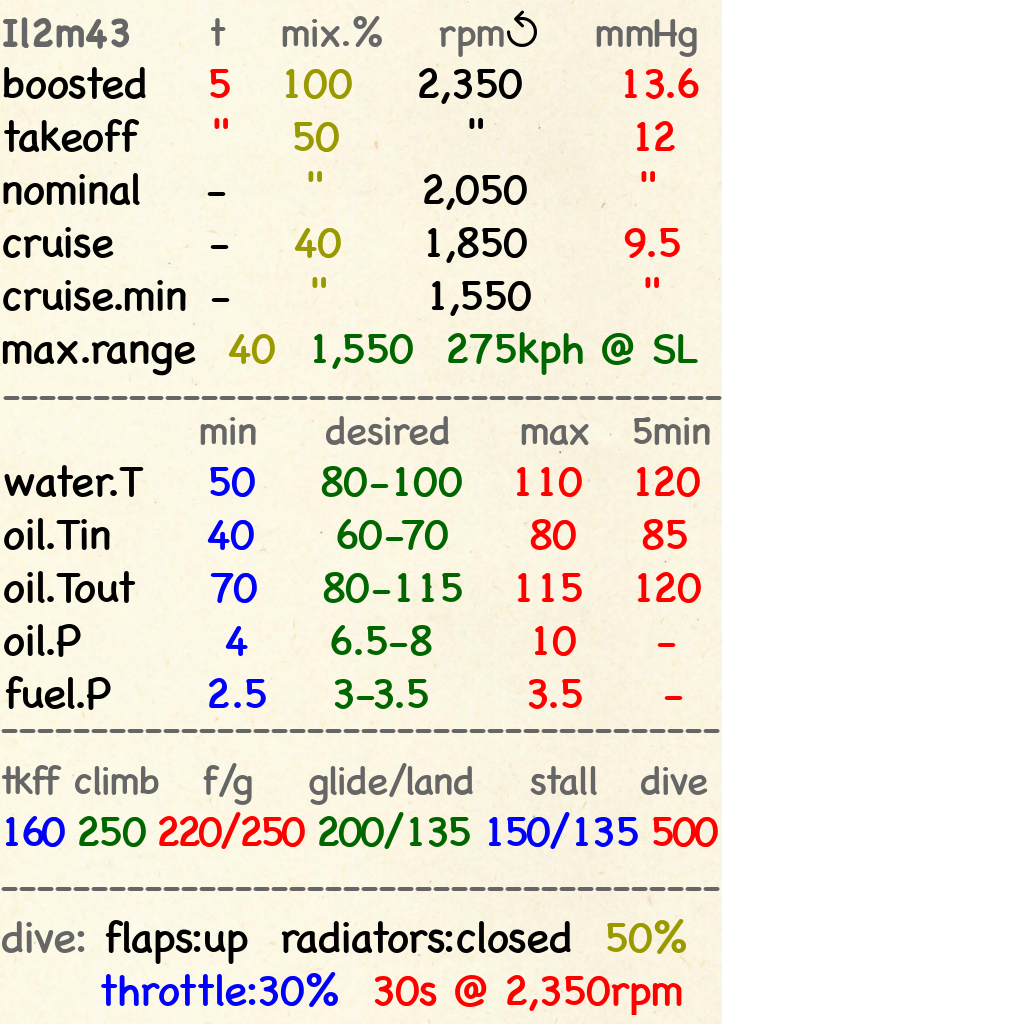
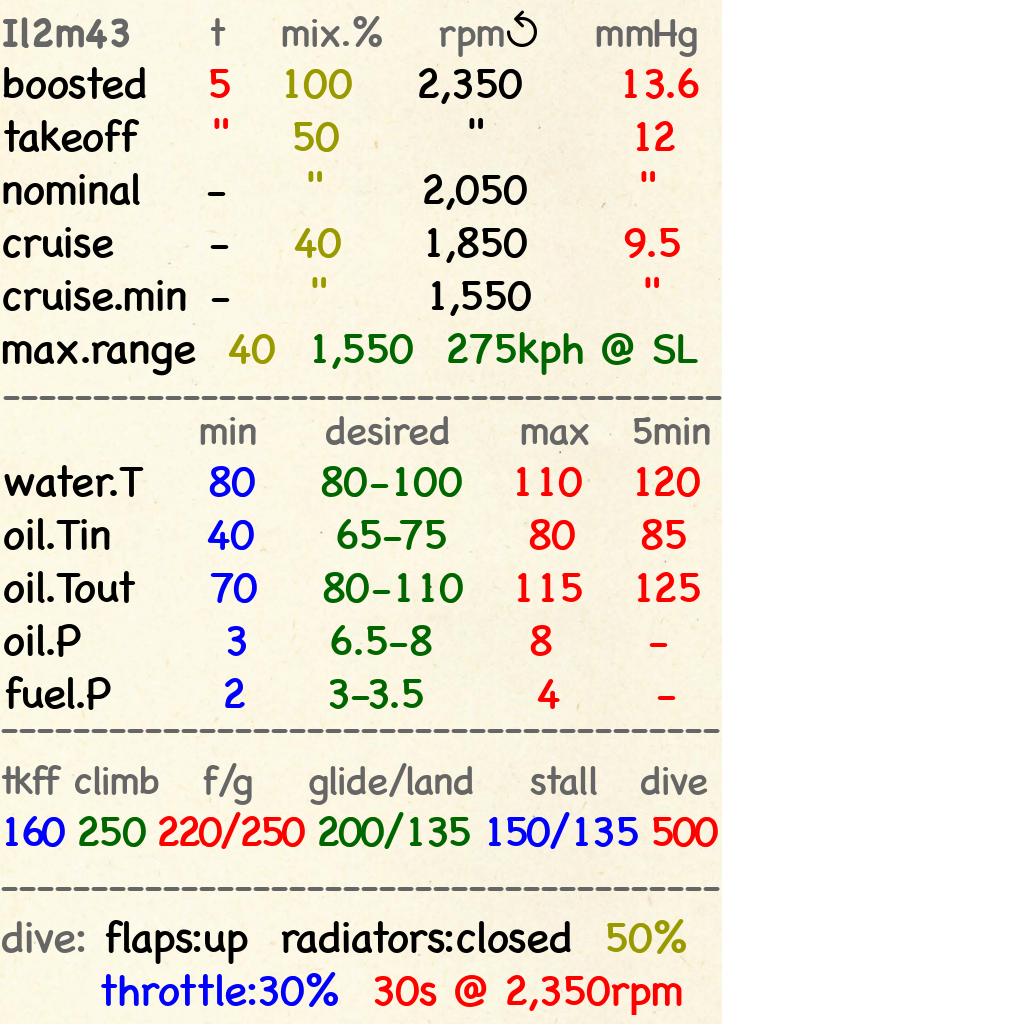
Comparing the layer stacks of the two 1024 x 1024 images. Changes:
painted on "min desired ..." over [209, 466, 701, 709]
